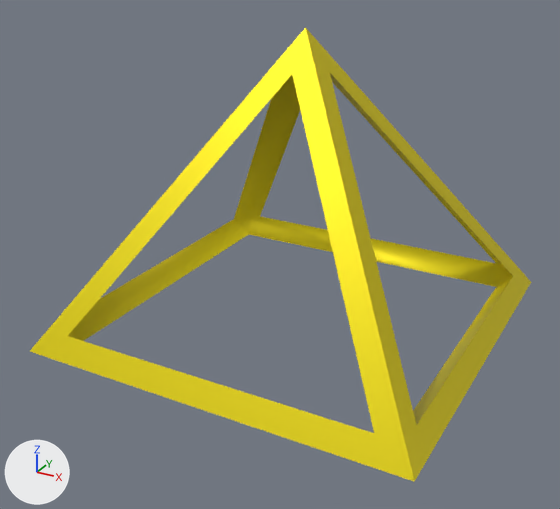
The OBJ model 3d_models/pyramidscheme.obj as it was, and as the next commit left it.
One viewpoint serves both versions: a 50 mm camera at (1.69, -3.32, 0.52) aimed at (-0.03, -0.19, -1.05). Arrows for +X, +Y and +Z are at lower left; the lights stay in place. Where no turn or scale is listed for an object, it has been applied to the vertices. Vertices at the same position are counted once.
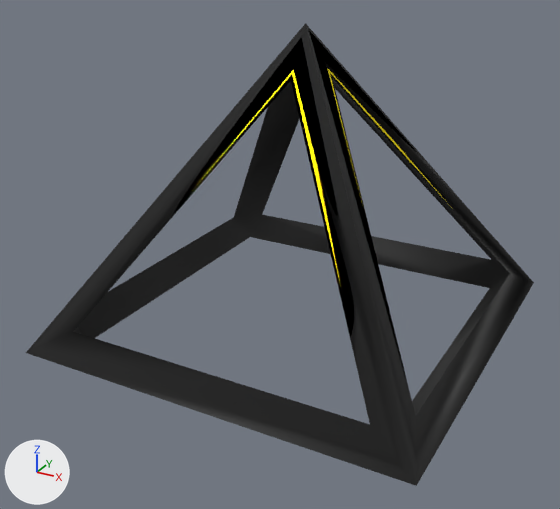
What changed in the scene script:
```text
Add mat_material_002:
    mat_material_002 = principled_material('Material.002')
    mat_material_002.base_color = (0.0, 0.0, 0.0)  # black #000000
    mat_material_002.roughness = 0.584
Add mat_material_001:
    mat_material_001 = principled_material('Material.001')
    mat_material_001.base_color = (1.0, 0.843, 0.00861)  # yellow #ffed17
    mat_material_001.metallic = 1.0
    mat_material_001.roughness = 0.654
Change me_cube:
    used by ob_cube; location = (0.0, 0.0, 0.0)
    remove me_cube.from_pydata(...)  # 22 vertices, 56 faces; spans x -1.0..1.0, y -1.0..1.0, z -1.47..0.03
    add me_cube.from_pydata(...)  # 44 vertices, 112 faces; spans x -1.01..1.01, y -1.01..1.01, z -1.47..0.05
    me_cube part 1: a new loose piece of 22 vertices spanning x -1.01..1.01, y -1.01..1.01, z -1.47..0.05, in mat_material_002 (black #000000)
    me_cube part 2: 56 faces spanning x -1.0..1.0, y -1.0..1.0, z -1.47..0.03 switch from mat_material (yellow #e7d615) to mat_material_001 (yellow #ffec17)
    add me_cube.materials.append(mat_material_002)  # black #000000
```

Pixel boxes (x1, y1, x2, y2) of what changed, in the pictures (560 x 509 px):
'Cube', reshaped: before (30, 27, 531, 482); after (26, 23, 534, 486)
part 1 of me_cube, added (black): after (26, 23, 534, 486)
part 2 of me_cube, recoloured: before (30, 27, 531, 482); after (197, 68, 452, 286)
